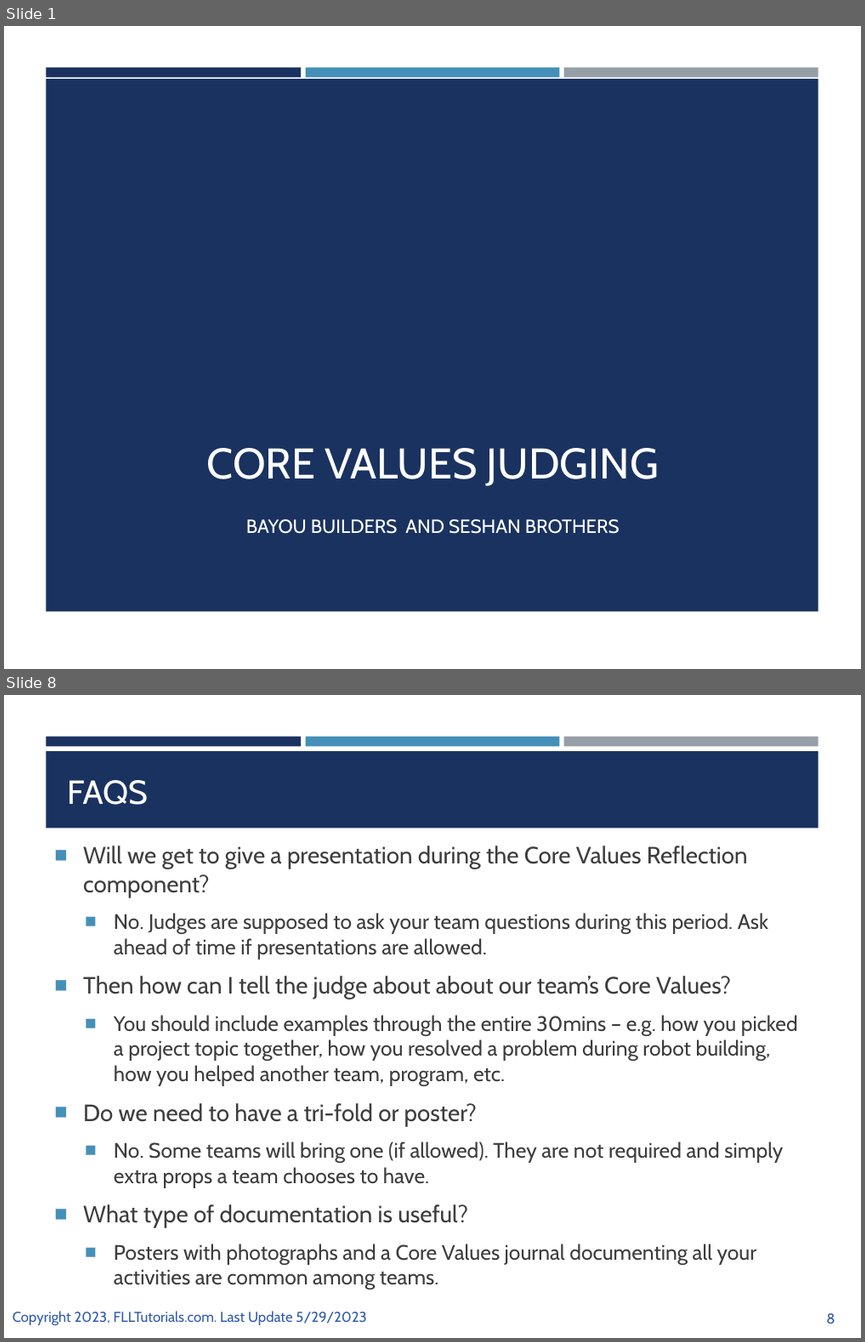
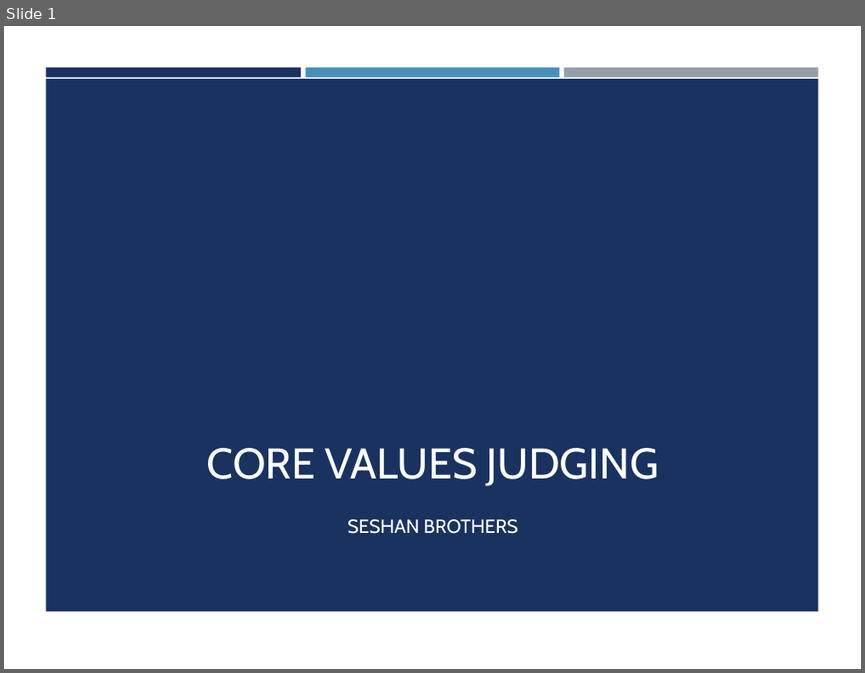
Before and after one commit to ev3lessons/FLL-Tutorials, a slide deck: translations/en-us/CoreValues/CVJudging.pptx. Shown one above the other, each under a label of ours: slides 1 and 8 before the commit, slide 1 after it; the slides between them are not shown. The pictures are 865x1342 and 865x673 pixels, drawn with LibreOffice and Linux fonts; fonts in the diff are those of the drawing; background and template pictures are left out. Boxes give left, top, right and bottom in pixels: in the first picture for what was removed or moved away, otherwise in the second. Text is boxed around its words. In the diff, an @@ line names an element or a change of style, - is before the commit and + after.

```diff
--- a/translations/en-us/CoreValues/CVJudging.pptx
+++ b/translations/en-us/CoreValues/CVJudging.pptx
@@ slide 8 removed at (x1=4, y1=695, x2=861, y2=1338), background #FFFFFF; not listed: 3 template elements that a slide beside it also shows @@
@@ rectangle removed at (x1=46, y1=752, x2=818, y2=828) @@
@@ title removed at (x1=67, y1=780, x2=148, y2=805) @@
-FAQS
@@ text removed at (x1=83, y1=845, x2=798, y2=1289) @@
-■ Will we get to give a presentation during the Core Values Reflection component?
-  ■ No. Judges are supposed to ask your team questions during this period. Ask ahead of time if presentations are allowed.
-■ Then how can I tell the judge about about our team’s Core Values?
-  ■ You should include examples through the entire 30mins – e.g. how you picked a project topic together, how you resolved a problem during robot building, how you helped another team, program, etc.
-■ Do we need to have a tri-fold or poster?
-  ■ No. Some teams will bring one (if allowed). They are not required and simply extra props a team chooses to have.
-■ What type of documentation is useful?
-  ■ Posters with photographs and a Core Values journal documenting all your activities are common among teams.
@@ text removed at (x1=12, y1=1310, x2=367, y2=1325) @@
-Copyright 2023, FLLTutorials.com. Last Update 5/29/2023
@@ page number removed at (x1=826, y1=1313, x2=834, y2=1323) @@
-8
@@ slide 1 changed as well @@
@@ subtitle at (x1=347, y1=519, x2=518, y2=533): text changed @@
-BAYOU BUILDERS AND SESHAN BROTHERS
+SESHAN BROTHERS
```
Also in this commit, not shown: 3 other slides changed, 3 slides added, 5 other slides removed, 29 other files.
